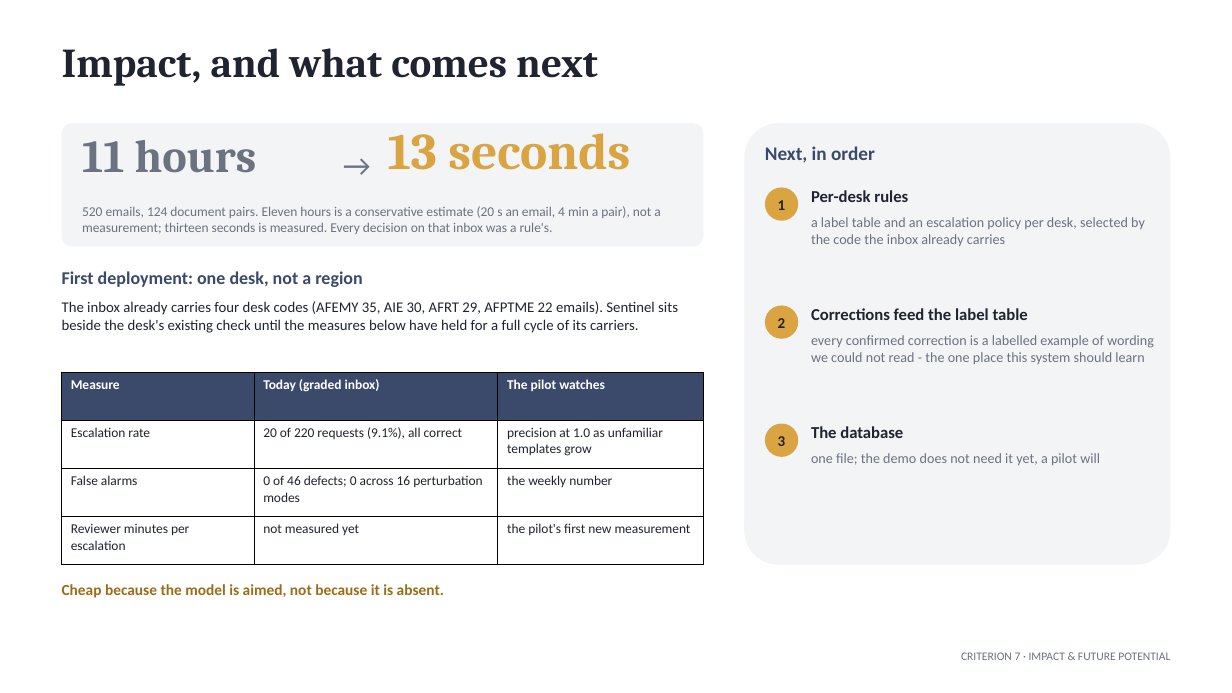
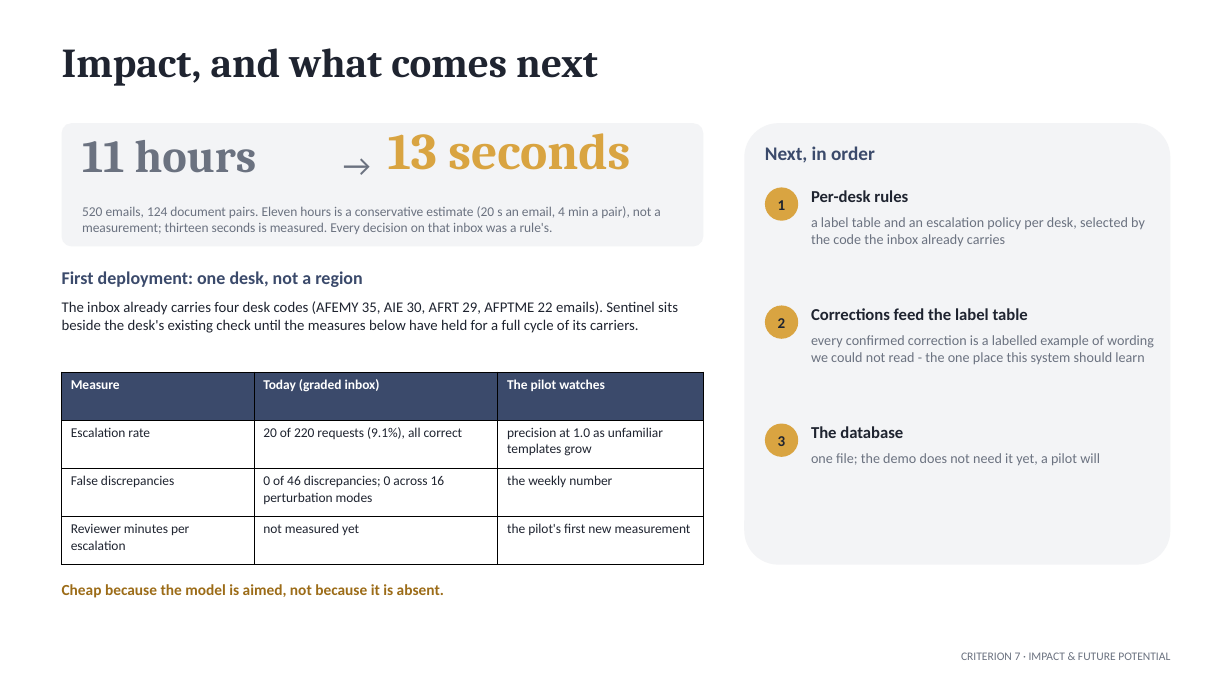
Before and after one commit to TCF1209/duocode-sentinel, a slide deck: slide 9 of docs/Sentinel-final-pitch.pptx. Drawn at 1232x693 pixels with LibreOffice and Linux fonts; fonts in the diff are those of the drawing. Boxes give left, top, right and bottom in pixels: in the first picture for what was removed or moved away, otherwise in the second. Text is boxed around its words. In the diff, an @@ line names an element or a change of style, - is before the commit and + after.

```diff
--- a/docs/Sentinel-final-pitch.pptx
+++ b/docs/Sentinel-final-pitch.pptx
@@ table at [62,372,703,565] @@
-row 3, column 1: False alarms
+row 3, column 1: False discrepancies
-row 3, column 2: 0 of 46 defects; 0 across 16 perturbation modes
+row 3, column 2: 0 of 46 discrepancies; 0 across 16 perturbation modes
```
Also in this commit, not shown: 7 other slides changed, 35 other files.
